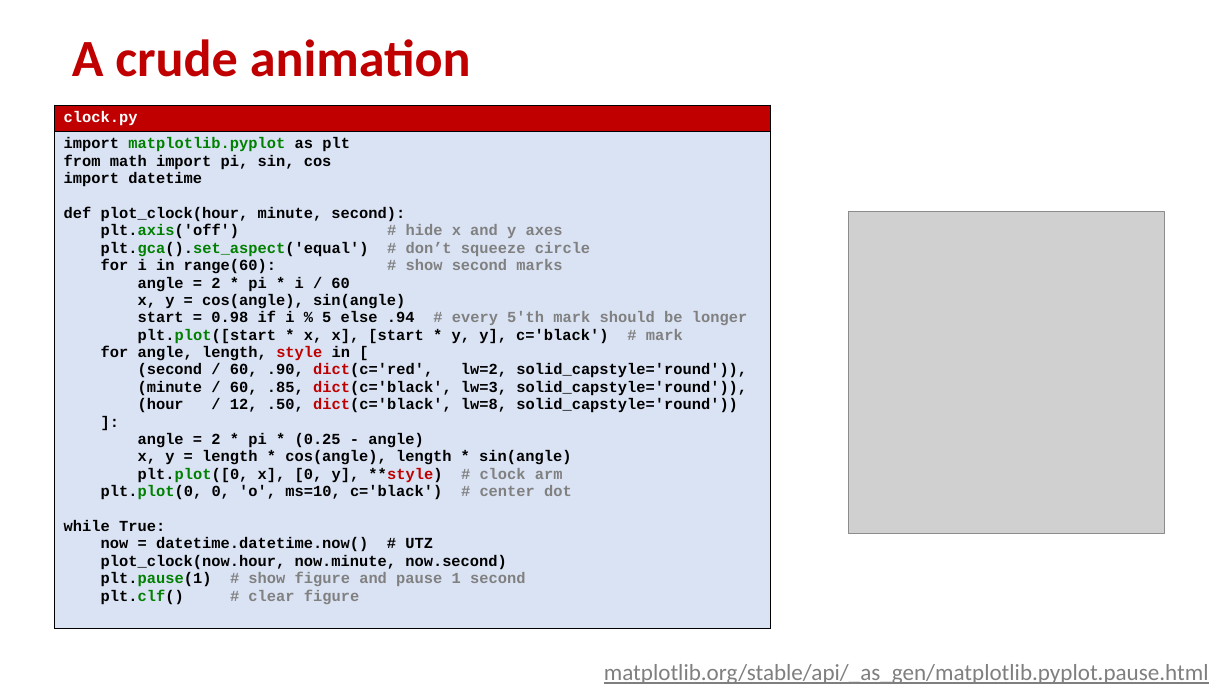
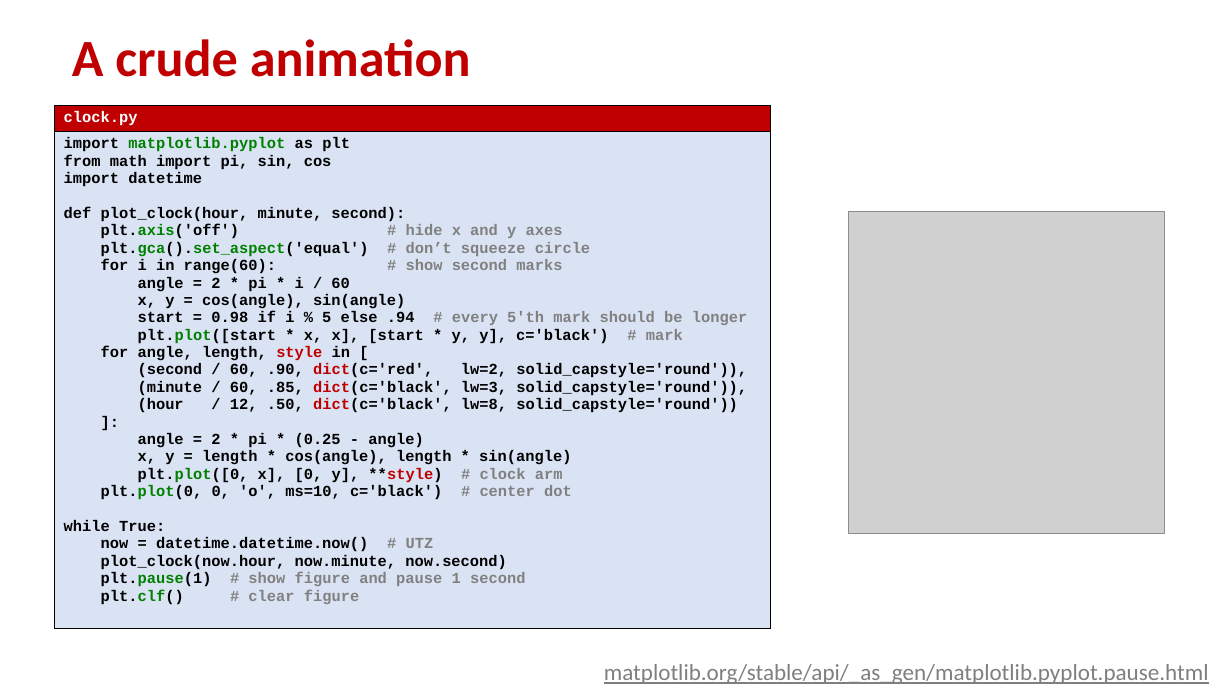
Before and after one commit to gsbrodal/gsbrodal.github.io, a slide deck: slide 17 of ipsa/slides/optimization.pptx. Drawn at 1232x693 pixels with LibreOffice and Linux fonts; fonts in the diff are those of the drawing; grey boxes stand for pictures. Boxes give left, top, right and bottom in pixels: in the first picture for what was removed or moved away, otherwise in the second. Text is boxed around its words. In the diff, an @@ line names an element or a change of style, - is before the commit and + after.

```diff
--- a/ipsa/slides/optimization.pptx
+++ b/ipsa/slides/optimization.pptx
@@ table at box(55, 104, 771, 640) @@
@@ text colour #000000 to #808080 in "# UTZ" @@
```
Also in this commit, not shown: 1 other slide changed, 1 slide added, 5 other files.
